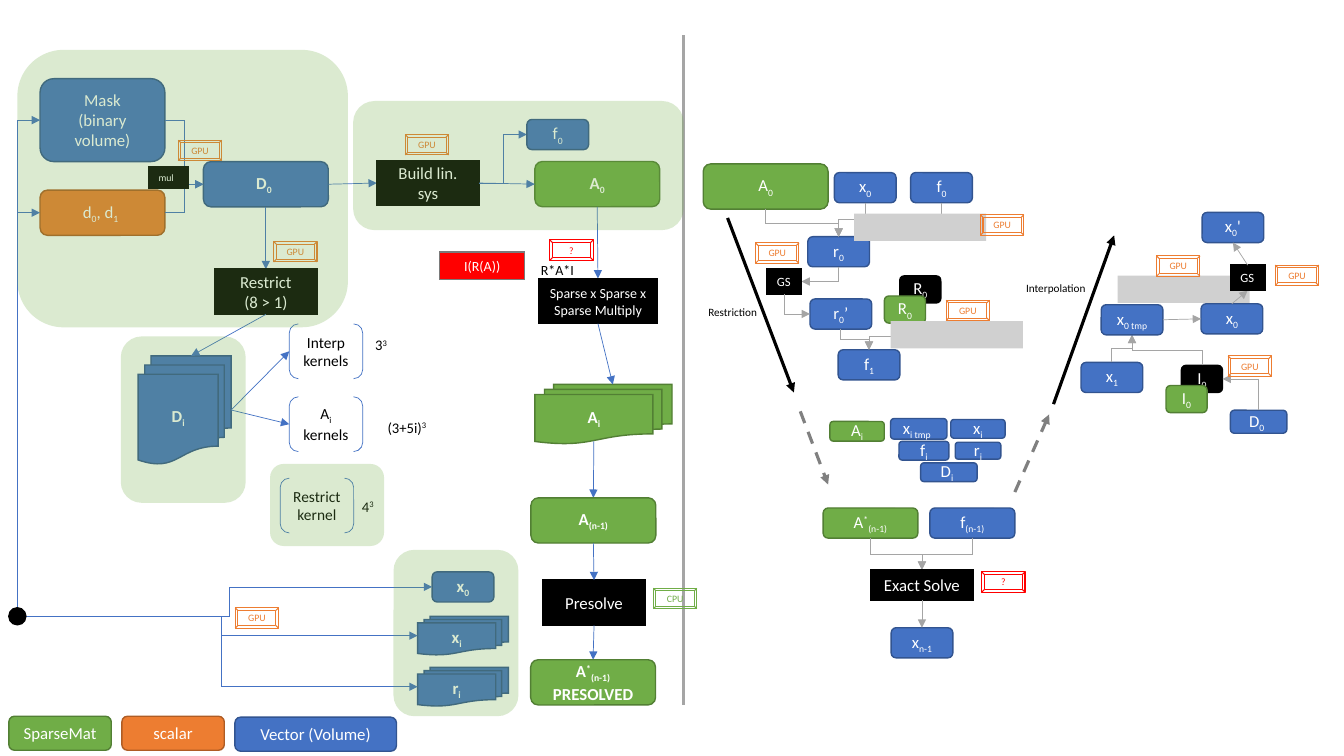
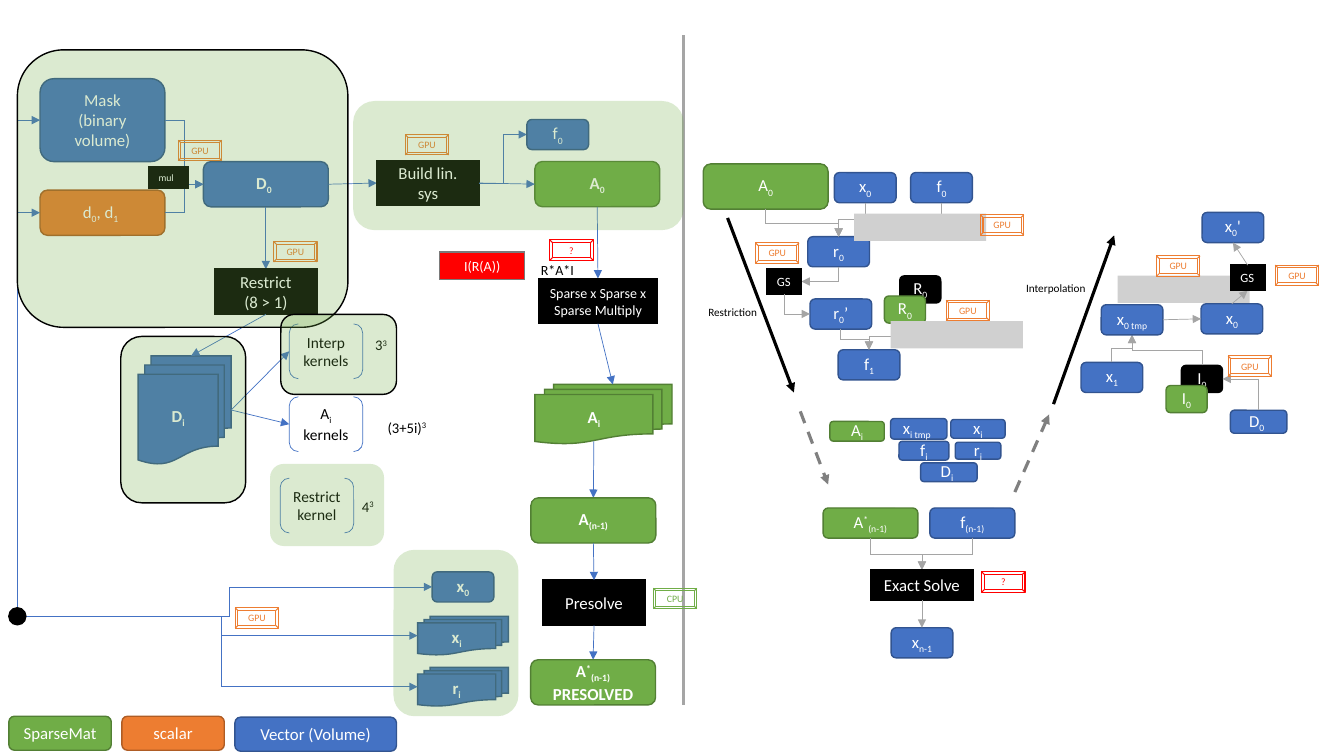
Before and after one commit to PeterZhouSZ/battery, a slide deck: slide 2 of data/process.pptx. Drawn at 1344x756 pixels with LibreOffice and Linux fonts; fonts in the diff are those of the drawing; grey boxes stand for pictures. Boxes give left, top, right and bottom in pixels: in the first picture for what was removed or moved away, otherwise in the second. Text is boxed around its words. In the diff, an @@ line names an element or a change of style, - is before the commit and + after.

```diff
--- a/data/process.pptx
+++ b/data/process.pptx
@@ rounded rectangle at [17, 49, 348, 327]: outline none to #000000 1 pt @@
@@ rounded rectangle added at [281, 315, 397, 394], fill #70AD47 at 25% opacity, outline #000000 1 pt @@
@@ rounded rectangle at [121, 337, 246, 503]: outline none to #000000 1 pt @@
```
Also in this commit, not shown: 6 other files.
